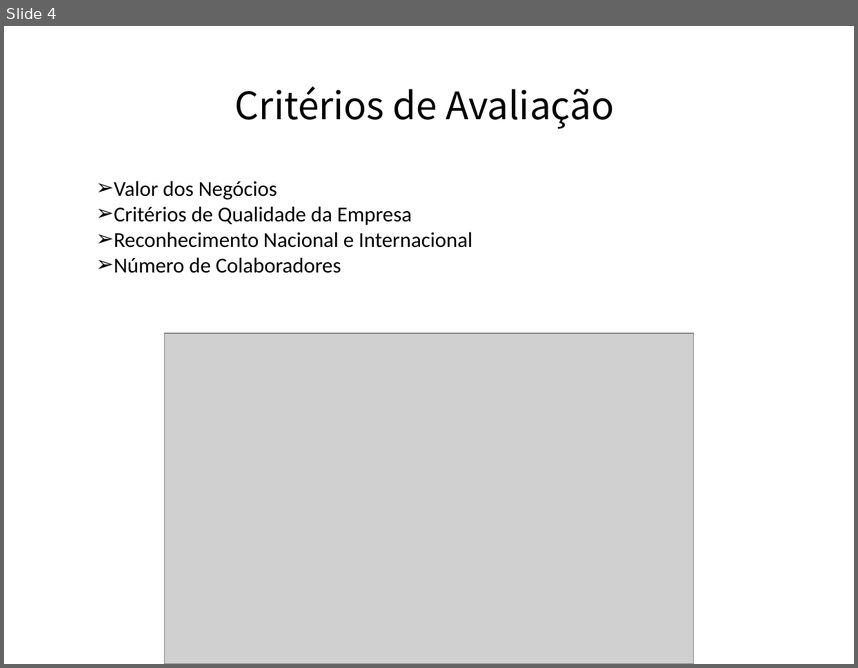
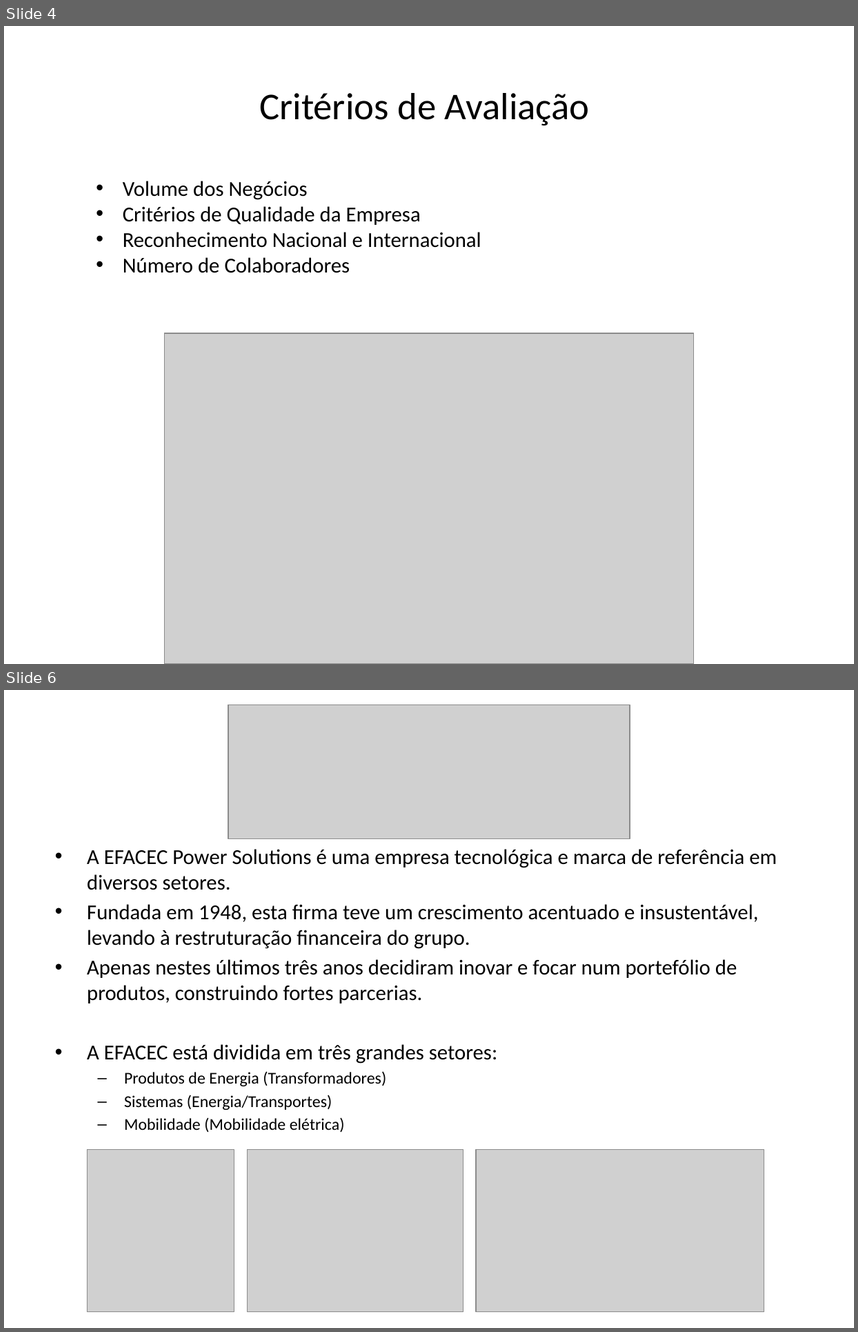
Before and after one commit to afonsoni/Micro-Projeto, a slide deck: 5 Principais Industrias Transformadoras do Porto.pptx. Shown one above the other, each under a label of ours: slide 4 before the commit, slides 4 and 6 after it; the slides between them are not shown. The pictures are 858x668 and 858x1332 pixels, drawn with LibreOffice and Linux fonts; fonts in the diff are those of the drawing; grey boxes stand for pictures. Boxes give left, top, right and bottom in pixels: in the first picture for what was removed or moved away, otherwise in the second. Text is boxed around its words. In the diff, an @@ line names an element or a change of style, - is before the commit and + after.

Commit message:
Aqui está o PP sem a parte da unicer

```diff
--- a/5 Principais Industrias Transformadoras do Porto.pptx
+++ b/5 Principais Industrias Transformadoras do Porto.pptx
@@ slide 6 added at (x1=4, y1=690, x2=854, y2=1328), background #FFFFFF @@
@@ picture added at (x1=228, y1=705, x2=630, y2=839) @@
@@ text added at (x1=87, y1=849, x2=777, y2=1132), 18 pt, text #000000 @@
+• A EFACEC Power Solutions é uma empresa tecnológica e marca de referência em diversos setores.
+• Fundada em 1948, esta firma teve um crescimento acentuado e insustentável, levando à restruturação financeira do grupo.
+• Apenas nestes últimos três anos decidiram inovar e focar num portefólio de produtos, construindo fortes parcerias.
+• A EFACEC está dividida em três grandes setores:
+  – Produtos de Energia (Transformadores)
+  – Sistemas (Energia/Transportes)
+  – Mobilidade (Mobilidade elétrica)
@@ picture added at (x1=87, y1=1149, x2=234, y2=1312) @@
@@ picture added at (x1=247, y1=1149, x2=463, y2=1312) @@
@@ picture added at (x1=476, y1=1149, x2=764, y2=1312) @@
@@ slide 4 changed as well @@
@@ title "Critérios de Avaliação" at (x1=259, y1=93, x2=590, y2=125): font Noto Sans CJK SC to Calibri @@
@@ text at (x1=123, y1=181, x2=308, y2=200): text changed @@
-➢ Valor dos Negócios
+• Volume dos Negócios
@@ text at (x1=123, y1=206, x2=481, y2=273): bullet ➢ to • @@
```
Also in this commit, not shown: 4 other slides changed, 5 other slides added.
